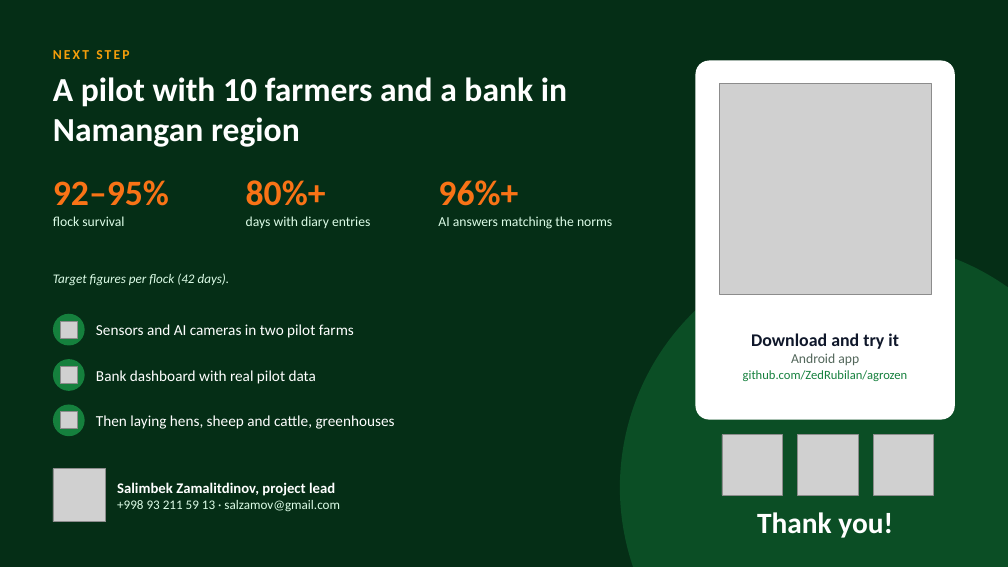
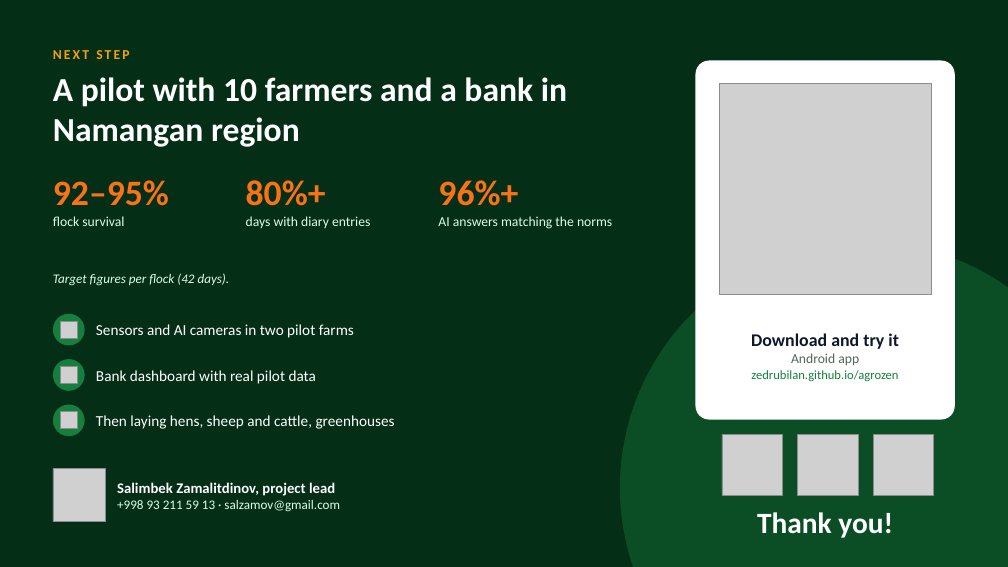
Before and after one commit to ZedRubilan/agrozen, a slide deck: slide 7 of docs/studexpo/AgroZen_StudEXPO-2026.pptx. Drawn at 1008x567 pixels with LibreOffice and Linux fonts; fonts in the diff are those of the drawing; grey boxes stand for pictures. Boxes give left, top, right and bottom in pixels: in the first picture for what was removed or moved away, otherwise in the second. Text is boxed around its words. In the diff, an @@ line names an element or a change of style, - is before the commit and + after.

```diff
--- a/docs/studexpo/AgroZen_StudEXPO-2026.pptx
+++ b/docs/studexpo/AgroZen_StudEXPO-2026.pptx
@@ text at <box>751,370,898,381</box>: text changed @@
-github.com/ZedRubilan/agrozen
+zedrubilan.github.io/agrozen
```
Also in this commit, not shown: 24 other files.
